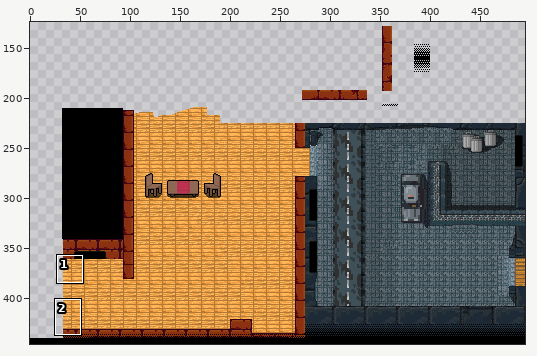
A sprite sheet gets an edit: Tilesets/Parts/map.png. Above, an overview of the earlier version with the close-up marked.
Close-up. As it was:
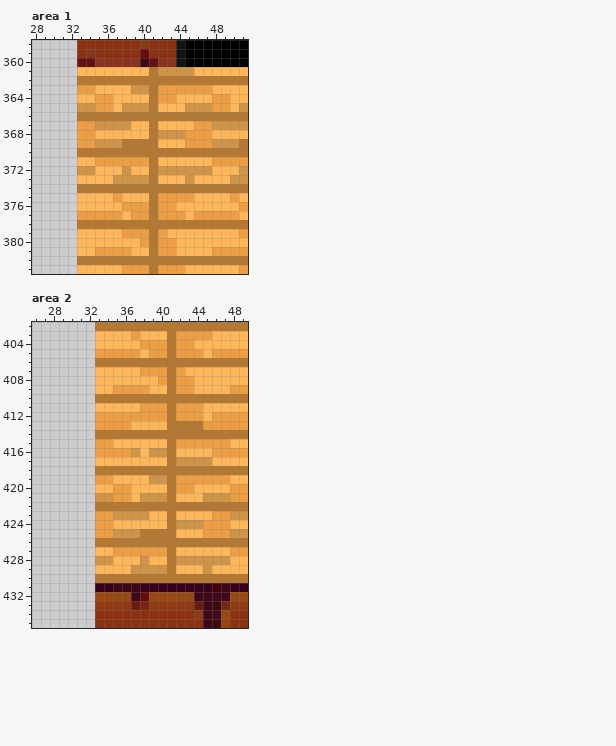
The file is 495x446 pixels. Colours within 5 levels of each other are drawn and written as one. Shown: area 1: x 28..51, y 358..383; area 2: x 26..49, y 402..435. The wide view leaves out empty margins. The commit also changed other parts of the picture, which this record leaves out.
Once edited:
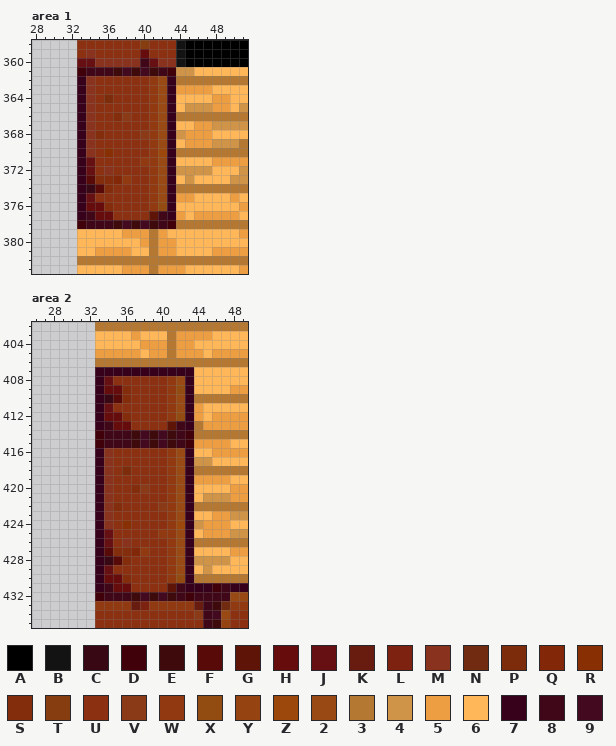
Palette (. is transparent): A #000000  B #131313  C #380814  D #40010a  E #3e0a0c  F #580a08  G #5e1407  H #660c0c  J #661013  K #681c0f  L #7d2210  M #89321e  N #712b11  P #7c2c0b  Q #822708  R #882f03  S #832d0c  T #863d10  U #8b3011  V #8a3a17  W #913911  X #924c11  Y #954311  Z #9c480c  2 #994914  3 #b57832  4 #cf9448  5 #ed9d42  6 #ffb759  7 #37011b  8 #400718  9 #43091f
The edit:
Changed rows in their new state; - is an unchanged pixel.
Area 1:
first column x 33:
361 D888E9E9E8D
362 7MUUUUUUW27
363 7MUUUUUUW27
364 7MUPUUUUW27
365 7MUUUUUUW27
366 7MUUSVUUW27
367 7MUUUUUUW27
368 7MSUUUUVW27
369 7MUUUUUUW27
370 7MURUUUUWZ7
371 7JUUUUUWW27
372 7JUMUUUUW27
373 7FSSQWUUW27
374 7CFSUUUUW27
375 7JUUUUUUW27
376 7HHSUUUUWX7
377 78HHUUUUG87
378 D888E9E9E8D
Area 2:
first column x 33:
407 77777777777
408 7JUUUUUUW27
409 7HHSUUUUWX7
410 7CFSUUUUW27
411 7JUUUUUUW27
412 7HHSUUUUWX7
413 78HHUUUUG87
414 D888E9E9E8D
415 D888E9E9E8D
416 7MUUUUUUW27
417 7MUUUUUUW27
418 7MUPUUUUW27
419 7MUUUUUUW27
420 7MUUSVUUW27
421 7MUUUUUUW27
422 7MSUUUUVW27
423 7MUUUUUUW27
424 7MURUUUUWZ7
425 7JUUUUUWW27
426 7JUMUUUUW27
427 7FSSQWUUW27
428 7CFSUUUUW27
429 7JUUUUUUW27
430 7HHSUUUUWX7
431 -8HHUUUUG8-
432 D888E9E9E8D
Boxes around the changes in both close-ups, in picture pixels (x1, y1, x2, y2):
changed: (77, 67, 176, 229)
changed: (95, 367, 194, 601)
